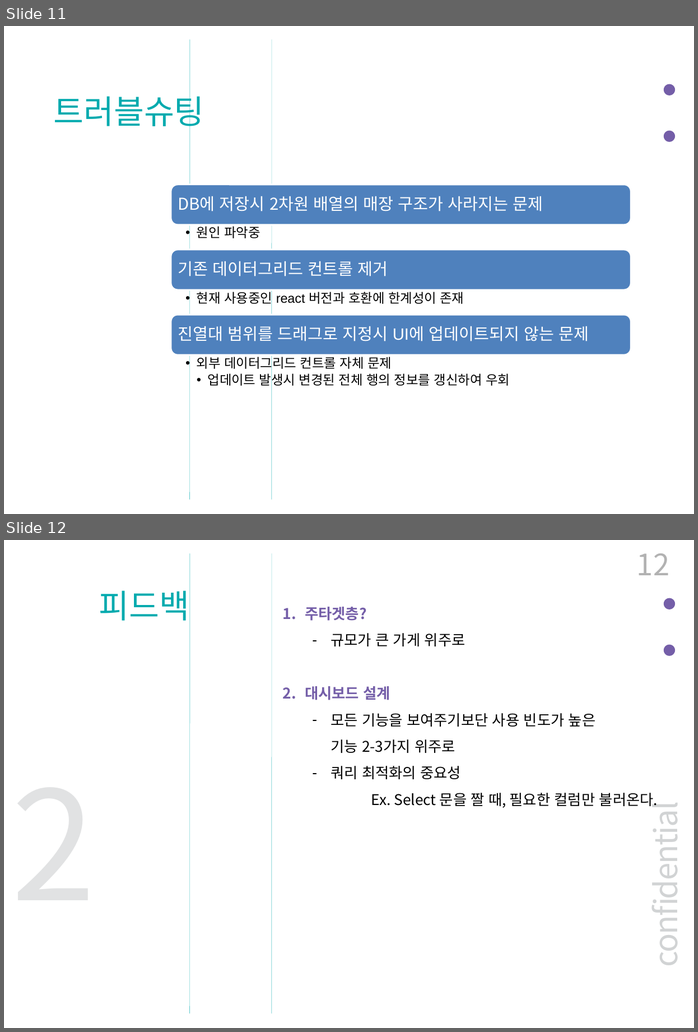
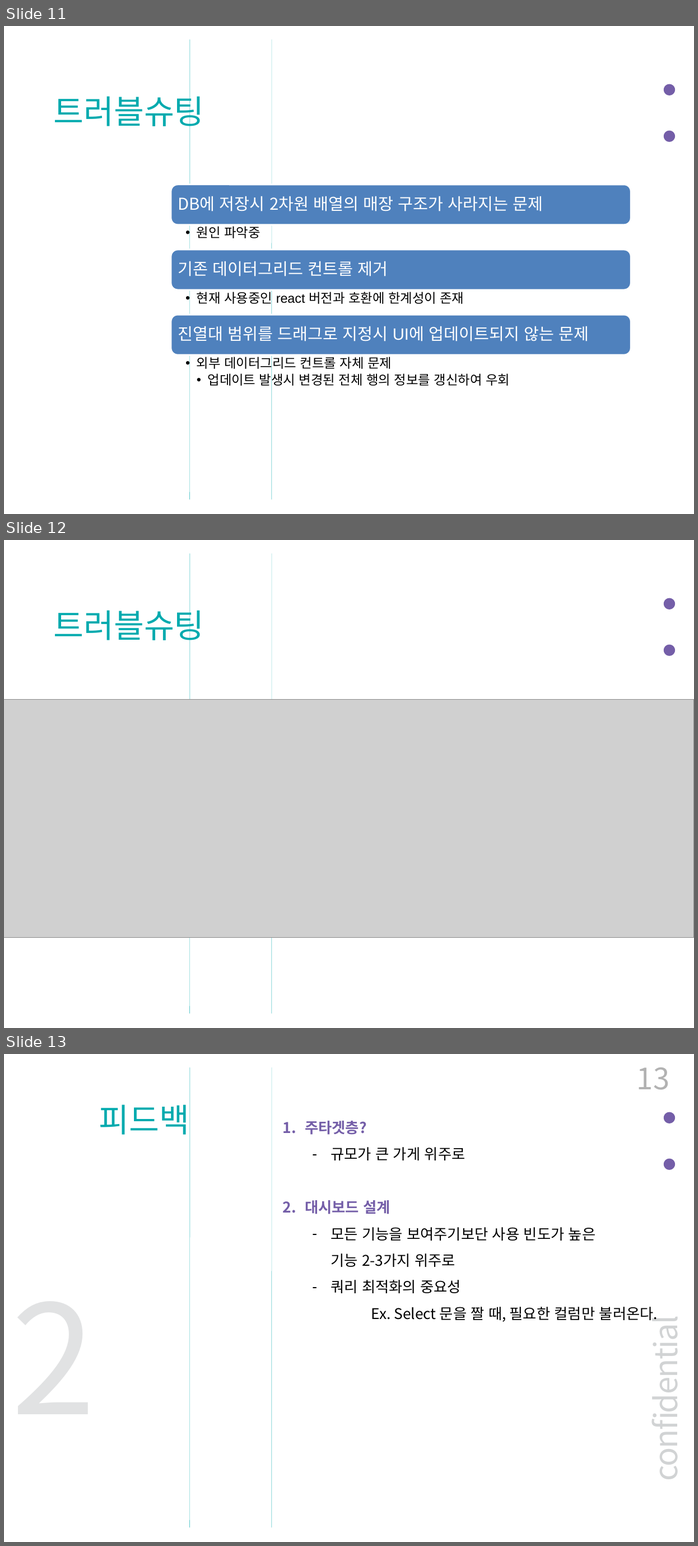
Before and after one commit to BerryWell/CapstoneDesign-2019-02, a slide deck: 제출자료/발표자료/중간_발표_자료_12조.pptx. Shown one above the other, each under a label of ours: slides 11 and 12 before the commit, slides 11, 12 and 13 after it. The pictures are 698x1032 and 698x1546 pixels, drawn with LibreOffice and Linux fonts; fonts in the diff are those of the drawing; grey boxes stand for pictures. Boxes give left, top, right and bottom in pixels: in the first picture for what was removed or moved away, otherwise in the second. Text is boxed around its words. In the diff, an @@ line names an element or a change of style, - is before the commit and + after.

Commit message:
트러블슈팅 업데이트

```diff
--- a/제출자료/발표자료/중간_발표_자료_12조.pptx
+++ b/제출자료/발표자료/중간_발표_자료_12조.pptx
@@ slide 12 added at (x1=4, y1=540, x2=694, y2=1028), background #FFFFFF; not listed: 4 template elements that a slide beside it also shows @@
@@ text added at (x1=54, y1=604, x2=204, y2=646), 40 pt, text #00AAAE @@
+트러블슈팅
@@ picture added at (x1=4, y1=700, x2=694, y2=938) @@
@@ what was slide 12 is now slide 13 @@
@@ page number at (x1=637, y1=1067, x2=669, y2=1090): text changed @@
-12
+13
```
